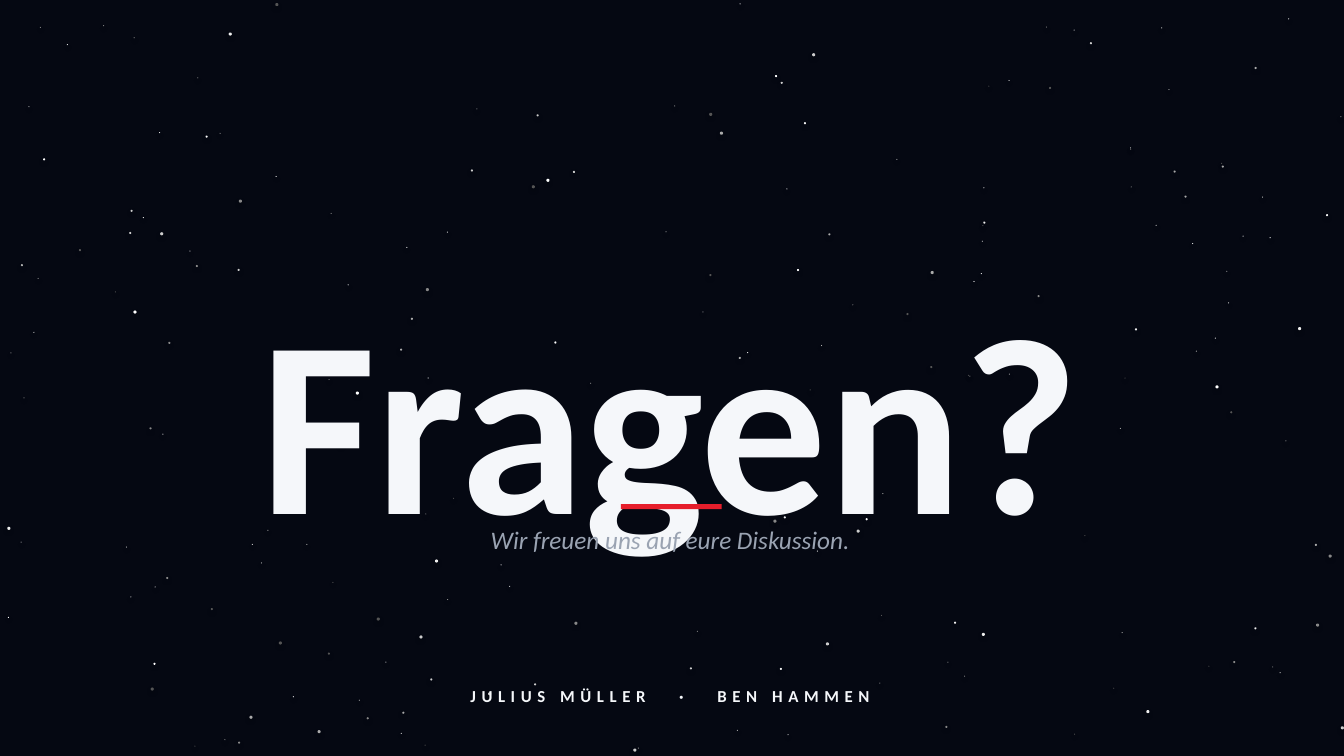
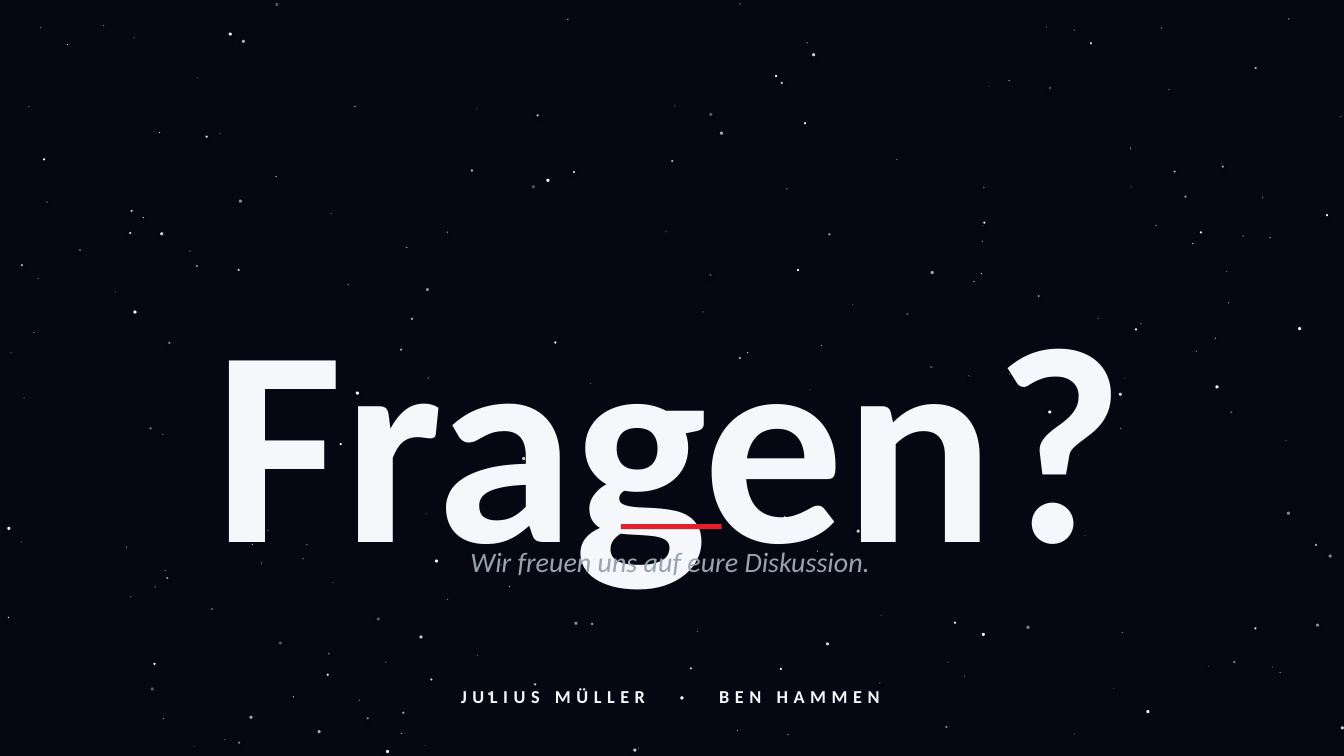
Before and after one commit to Benjibubu/Pr-si-Mathe-, a slide deck: slide 25 of SpaceX_Praesentation_Mueller_Hammen.pptx. Drawn at 1344x756 pixels with LibreOffice and Linux fonts; fonts in the diff are those of the drawing. Boxes give left, top, right and bottom in pixels: in the first picture for what was removed or moved away, otherwise in the second. Text is boxed around its words. In the diff, an @@ line names an element or a change of style, - is before the commit and + after.

Commit message:
v2: minimaler Text, grosse Bildplatzhalter, 3 Histogramme + Sprecherskripte
- Slides: weniger Text, mehr Stichpunkte, mehr Atem zum Reden
- Bildplatzhalter: gross, dezent gerastert, klar nummeriert (BILD 01-08),
  mit Beschreibung und Format-Hinweis (Hochformat / 16:9 etc.)
- 3 echte Balkendiagramme: Kosten/kg, Starlink-Wachstum, Starts/Jahr
- Datum-Chips ueber jedem Kapitel (Stand, Zeitraum)
- Footer zeigt jetzt Sprecher pro Folie (BEN / JULIUS / BEIDE)
- Ben.txt: vollstaendiges Sprechskript mit Cues und Uebergaben
- Julius.txt: ebenso, ergaenzend abgestimmt (gleicher Anteil)

```diff
--- a/SpaceX_Praesentation_Mueller_Hammen.pptx
+++ b/SpaceX_Praesentation_Mueller_Hammen.pptx
@@ ellipse added at (x1=242, y1=39, x2=245, y2=42), fill #AAAAAA @@
@@ text "Fragen?" at (x1=215, y1=313, x2=1125, y2=600): size 180 to 200 pt @@
@@ ellipse added at (x1=1119, y1=393, x2=1122, y2=396), fill #CCCCCC @@
@@ rectangle moved from (x1=621, y1=504, x2=722, y2=509) to (x1=621, y1=524, x2=722, y2=529) @@
@@ ellipse added at (x1=1288, y1=512, x2=1291, y2=515), fill #888888 @@
@@ text "Wir freuen uns auf eure ..." moved from (x1=491, y1=528, x2=849, y2=555) to (x1=470, y1=549, x2=870, y2=579) @@
@@ text "Wir freuen uns auf eure ..." at (x1=470, y1=549, x2=870, y2=579): size 18 to 20 pt @@
@@ ellipse added at (x1=1026, y1=626, x2=1029, y2=629), fill #888888 @@
@@ text "JULIUS MÜLLER · BEN HAMMEN" at (x1=461, y1=688, x2=880, y2=703): size 12 to 13 pt @@
@@ ellipse added at (x1=386, y1=750, x2=389, y2=753), fill #EEEEEE @@
```
Also in this commit, not shown: 22 other slides changed, 2 slides added, 2 slides removed, 3 other files.
